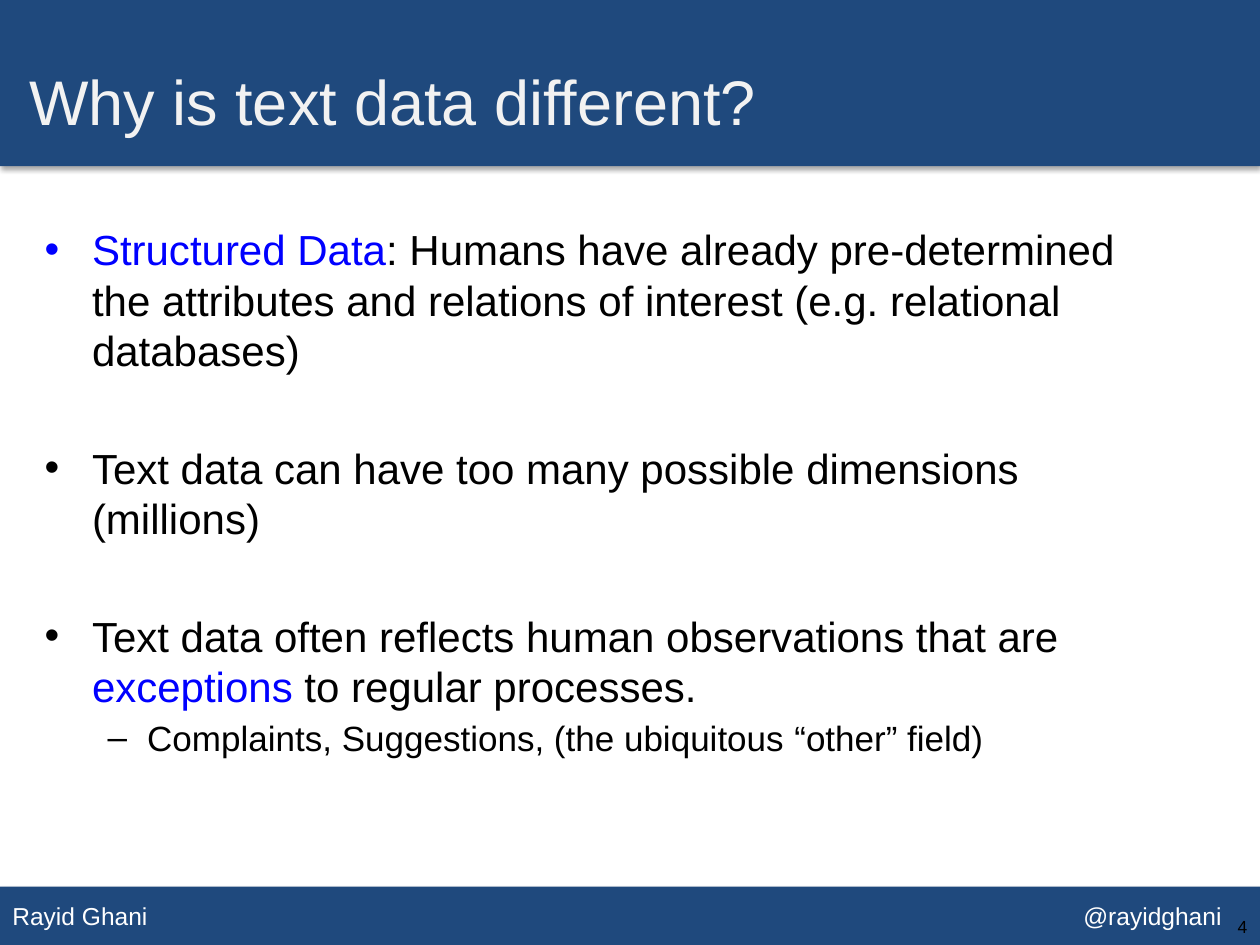
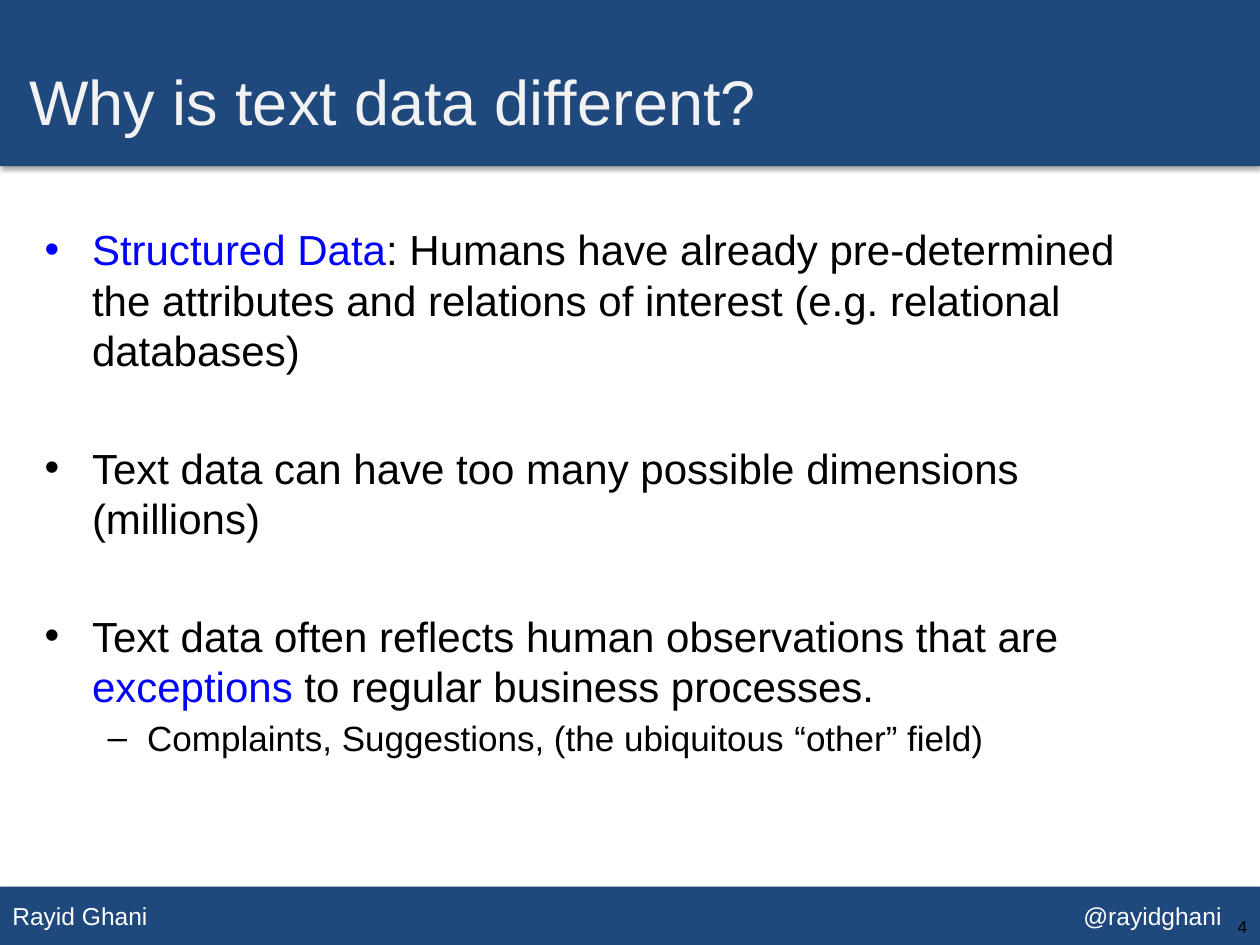
Before and after one commit to dssg/MLforPublicPolicy, a slide deck: slide 4 of Lectures/Lecture 12 - Text Analysis.pptx. Drawn at 1260x945 pixels with LibreOffice and Linux fonts; fonts in the diff are those of the drawing. Boxes give left, top, right and bottom in pixels: in the first picture for what was removed or moved away, otherwise in the second. Text is boxed around its words. In the diff, an @@ line names an element or a change of style, - is before the commit and + after.

Commit message:
updated text analysis lecture

```diff
--- a/Lectures/Lecture 12 - Text Analysis.pptx
+++ b/Lectures/Lecture 12 - Text Analysis.pptx
@@ text at [92,621,1059,711]: text changed @@
-• Text data often reflects human observations that are exceptions to regular processes.
+• Text data often reflects human observations that are exceptions to regular business processes.
```
Also in this commit, not shown: 3 other slides changed, 19 slides added, 4 slides removed, 1 other file.
